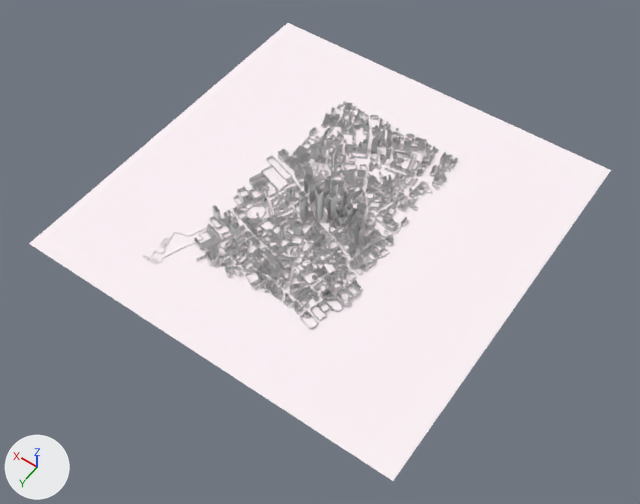
The FBX model assets/city_assets/buildings.fbx as it was, and as the next commit left it.
Rendered twice from a 50 mm lens placed at (-23.5, 34.0, 47.5), pointed at (-1.3, 3.0, -1.2). Every picture has the same lights, and +X, +Y and +Z are marked at lower left. Where no turn or scale is listed for an object, it has been applied to the vertices. Vertices at the same position are counted once.

Names of what the first picture shows: 'Plane', 'buildings'.
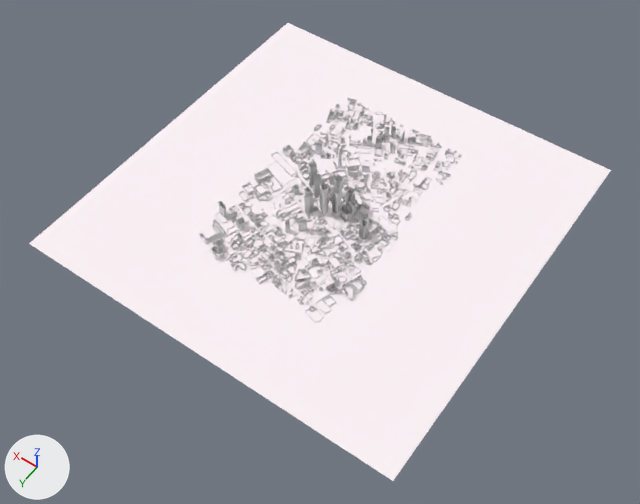
Boxes [x1, y1, x2, y2] around the edits, measured in the pictures (640 x 504 px):
'buildings', moved: before [143, 101, 458, 329]; after [200, 98, 462, 322]

Patch to the scene script:
```diff
--- a/assets/city_assets/buildings.fbx.py
+++ b/assets/city_assets/buildings.fbx.py
@@ me_normal1 @@
 me_normal1.from_pydata(...)  # 32491 vertices, 18429 faces; spans x -0.7..12.9, y -18.0..2.6, z 0.0..2.8
 # used by ob_buildings; location = (-5.21, 8.48, 0.0)
+# me_normal1 part 1: the whole mesh is moved by (-5.2, 7.9, -0.1)
 me_normal1.materials.append(mat_material_002)
@@ ob_buildings @@
 ob_buildings = bpy.data.objects.new('buildings', me_normal1)
-ob_buildings.location = (-5.21, 8.48, 0.0)
+ob_buildings.location = (0.0, 0.0, 0.0)
```
